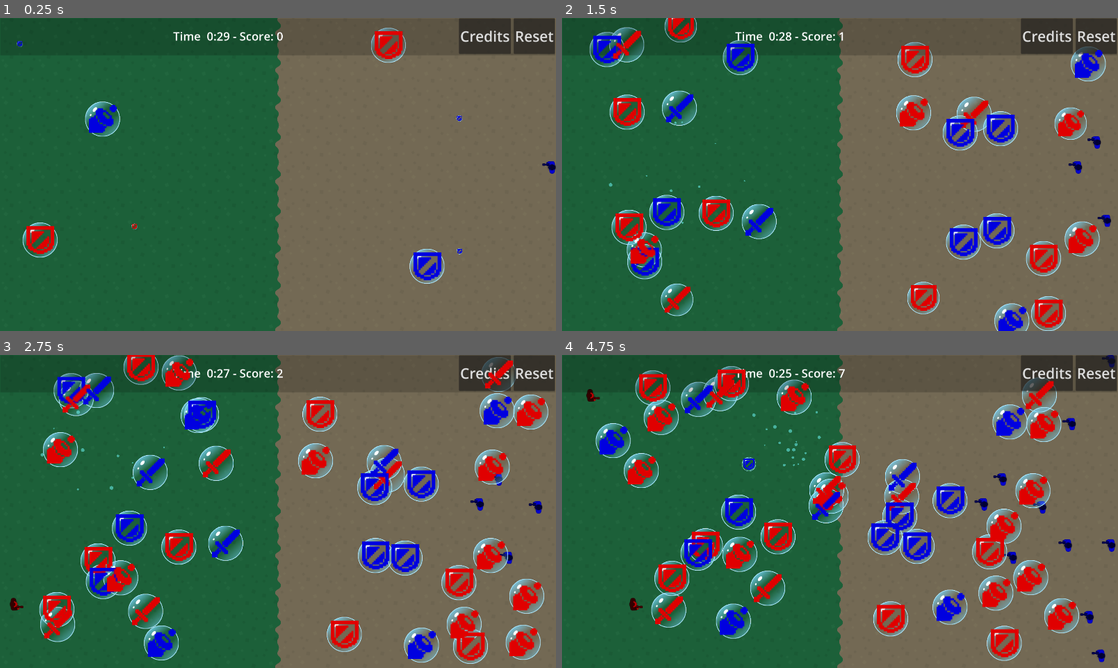
Above: before the commit, frames 1-4 (two rows, left to right).
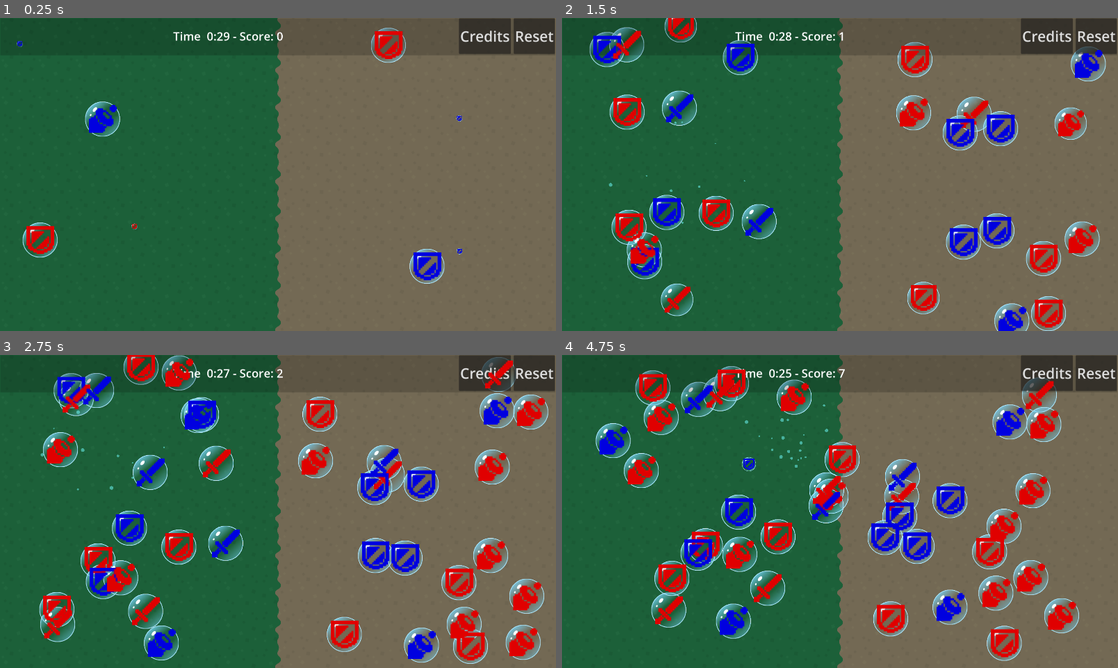
Above: after the commit, the same moments.

Repository: pkasprzyk/ggj2025
Game: Godot game, scene res://main.tscn
The game is run twice, just before and just after one commit, with the same random seed, the same clock (stepped at 60 frames per second) and the same inputs.
Inputs (mouse positions are in pixels of both pictures, inside the frame that each line leads up to):
- Up to frame 1 (0.25 s): no input
- Up to frame 2 (1.5 s): move the mouse to (673, 121) at 0.52 s; click (673, 121) at 0.67 s; move the mouse to (600, 49) at 1.27 s; click (600, 49) at 1.42 s
- Up to frame 3 (2.75 s): move the mouse to (77, 455) at 2.02 s; click (77, 455) at 2.17 s
- Up to frame 4 (4.75 s): move the mouse to (712, 473) at 2.77 s; click (712, 473) at 2.92 s; move the mouse to (645, 408) at 3.52 s; click (645, 408) at 3.67 s; move the mouse to (789, 445) at 4.27 s; click (789, 445) at 4.42 s

The runs differ from the first frame. In frame 1, less than 0.1% of the frame differs, in the area x 97-100%, y 45-50%; in frame 2, 0.2%; in frame 3, 0.3%; in frame 4, 0.8%, in the area x 4-100%, y 0-99%.
Error after the commit: Invalid call. Nonexistent function 'spawn' in base 'Nil'. (res://objects/unit_base/unit_base.gd:44)

Commit message:
more units

Diff:
--- a/game_state.gd
+++ b/game_state.gd
@@ -12,6 +12,12 @@
 	SWORD,
 	SHIELD,
 	CANNON,
+}
+
+enum UnitType {
+	SHOOTER,
+	TANK,
+	BAZOOKA,
 }
 
 const MATCH_TIME = 0.5 * 60.0
@@ -38,9 +44,9 @@
 ) -> void:
 	hud = i_hud
 	player_left_base = new_player_left_base
-	player_left_base.init(viewport_left, viewport_top, viewport_bottom, viewport_right)
+	player_left_base.init(PlayerSide.PLAYER_LEFT, viewport_left, viewport_top, viewport_bottom, viewport_right)
 	player_right_base = new_player_right_base
-	player_right_base.init(viewport_right, viewport_top, viewport_bottom, viewport_left)
+	player_right_base.init(PlayerSide.PLAYER_RIGHT, viewport_right, viewport_top, viewport_bottom, viewport_left)
 	player_left_base.set_other_base(player_right_base)
 	player_right_base.set_other_base(player_left_base)
 	bullet_manager = new_bullet_manager
@@ -56,7 +62,7 @@
 	timer -= delta
 	if right_spawn_timer.is_stopped():
 		right_spawn_timer.start()
-		player_right_base.spawn_unit(PlayerSide.PLAYER_RIGHT)
+		player_right_base.spawn_unit(UnitType.SHOOTER)
 
 	if hud:
 		hud.update_values(timer, score)
@@ -72,12 +78,24 @@
 	timer = MATCH_TIME
 
 
-func bubble_popped( bubble: Bubble) -> void:
+func bubble_to_unit(bubble_type: BubbleType) -> UnitType:
+	match bubble_type:
+		BubbleType.SWORD:
+			return UnitType.SHOOTER
+		BubbleType.SHIELD:
+			return UnitType.TANK
+		BubbleType.CANNON:
+			return UnitType.BAZOOKA
+	return UnitType.SHOOTER
+
+
+func bubble_popped(bubble: Bubble) -> void:
 	increment_score(1)
+	var unit_type = bubble_to_unit(bubble.bubble_type)
 	if bubble.side == SIDE_LEFT:
-		player_left_base.spawn_unit(bubble.side)
+		player_left_base.spawn_unit(unit_type)
 	else :
-		player_right_base.spawn_unit(bubble.side)
+		player_right_base.spawn_unit(unit_type)
 
 
 func increment_score(value: int) -> void:
--- a/objects/bullet/bullet.gd
+++ b/objects/bullet/bullet.gd
@@ -37,5 +37,5 @@
 func _on_area_2d_area_entered(area: Area2D) -> void:
 	var parent = area.get_parent()
 	if parent.has_method("handle_hit"):
-		parent.handle_hit()
+		parent.handle_hit(self)
 		queue_free()
--- a/objects/unit_base/unit_base.gd
+++ b/objects/unit_base/unit_base.gd
@@ -9,16 +9,25 @@
 var spawn_y_start: float
 var spawn_y_end: float
 var target_x: float
+var player_side: GAME_STATE.PlayerSide
 
 
 var other_base: UnitBase
+
+
+var unit_class_map: Dictionary = {
+	GAME_STATE.UnitType.SHOOTER: load("res://objects/unit_shooter/unit_shooter.tscn"),
+	GAME_STATE.UnitType.TANK: load("res://objects/unit_shooter/unit_tank.tscn"),
+	GAME_STATE.UnitType.BAZOOKA: load("res://objects/unit_shooter/unit_shooter.tscn"),  # TODO: replace with bazooka
+}
 
 
 func _ready() -> void:
 	pass # Replace with function body.
 
 
-func init(new_spawn_x: float, new_spawn_y_start: float, new_spawn_y_end: float, new_target_x: float) -> void:
+func init(new_player_side: GAME_STATE.PlayerSide, new_spawn_x: float, new_spawn_y_start: float, new_spawn_y_end: float, new_target_x: float) -> void:
+	player_side = new_player_side
 	spawn_x = new_spawn_x
 	spawn_y_start = new_spawn_y_start
 	spawn_y_end = new_spawn_y_end
@@ -29,9 +38,10 @@
 	other_base = new_other_base
 
 
-func spawn_unit(player_side: GAME_STATE.PlayerSide) -> void:
+func spawn_unit(unit_type: GAME_STATE.UnitType) -> void:
 	var spawn_point = Vector2(spawn_x, randf_range(spawn_y_start, spawn_y_end))
-	UnitShooter.spawn(units_group, spawn_point, player_side, self, Vector2(target_x, spawn_point.y), other_base)
+	var unit_class = unit_class_map[unit_type] as UnitShooter
+	unit_class.spawn(units_group, spawn_point, player_side, self, Vector2(target_x, spawn_point.y), other_base)
 
 
 func get_units() -> Array:
--- a/objects/unit_shooter/unit_shooter.gd
+++ b/objects/unit_shooter/unit_shooter.gd
@@ -115,7 +115,7 @@
 		_come_closer(delta)
 
 
-func handle_hit() -> void:
+func handle_hit(bullet: Bullet) -> void:
 	queue_free()
 
 
--- /dev/null
+++ b/objects/unit_shooter/unit_tank.tscn
@@ -0,0 +1,83 @@
+[gd_scene load_steps=8 format=3 uid="uid://c676j2j0437fe"]
+
+[ext_resource type="Script" path="res://objects/unit_shooter/unit_shooter.gd" id="1_8ax5n"]
+[ext_resource type="Texture2D" uid="uid://biaqpt8uo05ap" path="res://objects/unit_shooter/tank_dark.png" id="2_0ufwv"]
+[ext_resource type="Texture2D" uid="uid://bsmdoobq1iafs" path="res://objects/unit_shooter/shotLarge.png" id="3_1heab"]
+
+[sub_resource type="RectangleShape2D" id="RectangleShape2D_85p5x"]
+size = Vector2(54, 60)
+
+[sub_resource type="Animation" id="Animation_5081w"]
+length = 0.001
+tracks/0/type = "value"
+tracks/0/imported = false
+tracks/0/enabled = true
+tracks/0/path = NodePath("ShotLarge:visible")
+tracks/0/interp = 1
+tracks/0/loop_wrap = true
+tracks/0/keys = {
+"times": PackedFloat32Array(0),
+"transitions": PackedFloat32Array(1),
+"update": 1,
+"values": [false]
+}
+
+[sub_resource type="Animation" id="Animation_pgecu"]
+resource_name = "shoot"
+length = 0.2
+tracks/0/type = "value"
+tracks/0/imported = false
+tracks/0/enabled = true
+tracks/0/path = NodePath("ShotLarge:visible")
+tracks/0/interp = 1
+tracks/0/loop_wrap = true
+tracks/0/keys = {
+"times": PackedFloat32Array(0, 0.188596),
+"transitions": PackedFloat32Array(1, 1),
+"update": 1,
+"values": [true, false]
+}
+
+[sub_resource type="AnimationLibrary" id="AnimationLibrary_5mray"]
+_data = {
+"RESET": SubResource("Animation_5081w"),
+"shoot": SubResource("Animation_pgecu")
+}
+
+[node name="UnitShooter" type="Node2D"]
+script = ExtResource("1_8ax5n")
+speed = null
+separation_distance = null
+shooting_distance = null
+
+[node name="Area2D" type="Area2D" parent="."]
+position = Vector2(16, 16)
+
+[node name="CollisionShape2D" type="CollisionShape2D" parent="Area2D"]
+position = Vector2(-20, -16)
+shape = SubResource("RectangleShape2D_85p5x")
+
+[node name="Sprite2D" type="Sprite2D" parent="."]
+position = Vector2(-5.96046e-08, -1.42109e-14)
+rotation = -1.5708
+scale = Vector2(1.4036, 1.4036)
+texture = ExtResource("2_0ufwv")
+
+[node name="ShootingTimer" type="Timer" parent="."]
+wait_time = 3.0
+one_shot = true
+
+[node name="BarrelTip" type="Marker2D" parent="."]
+position = Vector2(37, -1)
+
+[node name="ShotLarge" type="Sprite2D" parent="."]
+visible = false
+position = Vector2(54, -1)
+rotation = 1.5708
+scale = Vector2(1.47676, 1.47676)
+texture = ExtResource("3_1heab")
+
+[node name="AnimationPlayer" type="AnimationPlayer" parent="."]
+libraries = {
+"": SubResource("AnimationLibrary_5mray")
+}
Binary file added: objects/unit_shooter/tank_dark.png
Not shown, added: objects/unit_shooter/tank_dark.png.import
Binary file added: objects/unit_shooter/tank_darkLarge.png
Not shown, added: objects/unit_shooter/tank_darkLarge.png.import
